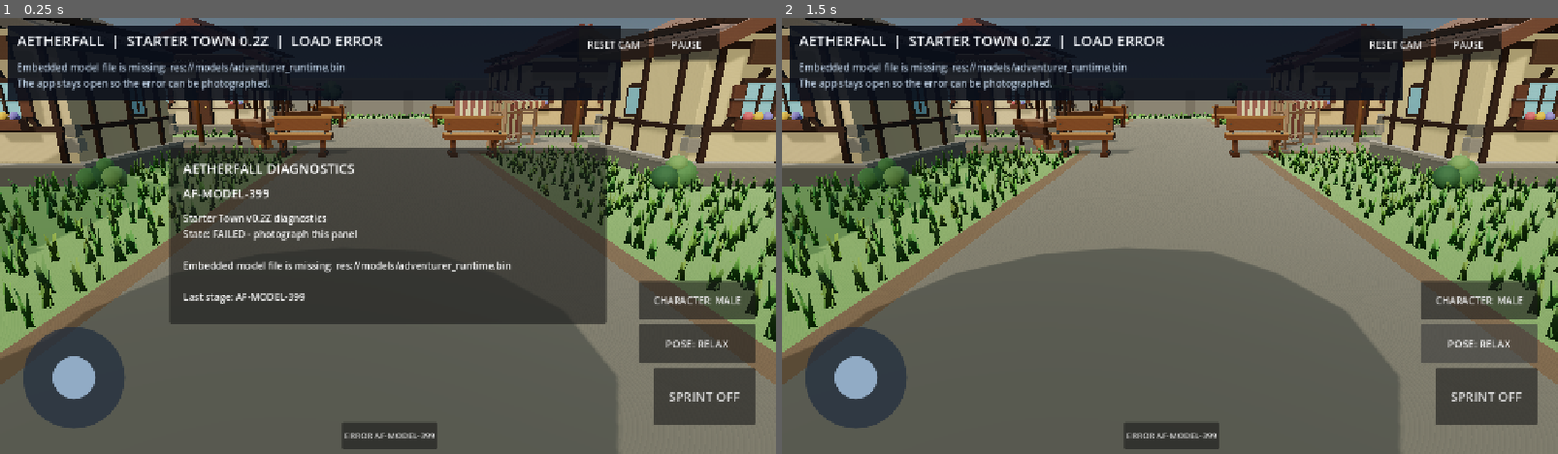
Above: before the commit, frames 1-2 (left to right).
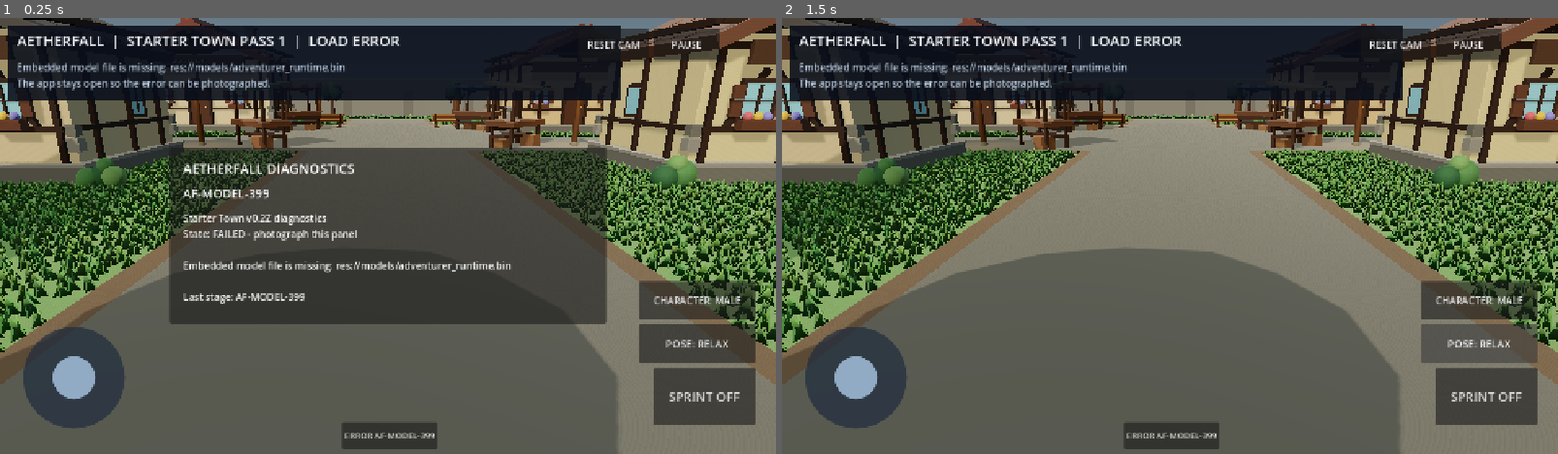
Above: after the commit, the same moments.

Repository: demetrecerrone-star/Aetherfall
Game: Godot game, scene res://starter_town.tscn
Same seed, same stepped clock (60 frames per second), same inputs: the game is played once before the commit and once after it.
Inputs:
- Up to frame 1 (0.25 s): no input
- Up to frame 2 (1.5 s): click "ERROR AF-MODEL-399" at 0.5 s; click "POSE: RELAX" at 1.25 s

The runs differ from the first frame. In frame 1, 13% of the frame differs, in the area x 0-100%, y 4-77%; in frame 2, 14%.

Commit message:
Stage Starter Town Pass 1 marketplace, scaled doors, benches, and dense lawn [skip ci]
Do not build Android APK until explicitly requested by user.

Diff:
--- a/cleanroom/grass_field.gd
+++ b/cleanroom/grass_field.gd
@@ -1,8 +1,9 @@
 extends RefCounted
-## Dense low-poly grass batched into 8m chunks for Android GL Compatibility.
-## Thousands of tufts use only a few dozen draw calls, with no physics shapes.
+## Short, overlapping lawn grass batched into 8m chunks for mobile rendering.
+## Dense instances cover the turf continuously; hard paving stays clear.
 const CELL_SIZE := 8.0
-const TUFT_SPACING := 0.47
+const TUFT_SPACING := 0.235
+const SAMPLES_PER_CELL := 34
 
 static func _blade_mesh() -> ArrayMesh:
     var tool := SurfaceTool.new()
@@ -10,14 +11,16 @@
     for i in range(4):
         var angle := TAU * float(i) / 4.0 + 0.24
         var side := Vector3(cos(angle), 0, sin(angle))
-        var width := 0.07 if i % 2 == 0 else 0.058
-        var height := 0.37 if i % 2 == 0 else 0.28
-        var lean := Vector3(sin(angle), 0, -cos(angle)) * 0.075
-        tool.set_color(Color("#416b35"))
+        # Broader but MUCH shorter leaves resemble maintained yard grass,
+        # not the tall triangular spikes of the original test lawn.
+        var width := 0.097 if i % 2 == 0 else 0.087
+        var height := 0.205 if i % 2 == 0 else 0.162
+        var lean := Vector3(sin(angle), 0, -cos(angle)) * 0.032
+        tool.set_color(Color("#345f2e"))
         tool.add_vertex(-side * width)
-        tool.set_color(Color("#4f8042"))
+        tool.set_color(Color("#46743a"))
         tool.add_vertex(side * width)
-        tool.set_color(Color("#7ca763"))
+        tool.set_color(Color("#75a362"))
         tool.add_vertex(Vector3(0, height, 0) + lean)
     tool.generate_normals()
     var mesh := tool.commit()
@@ -40,12 +43,14 @@
         for tz in range(-26, 26, 8):
             var transforms: Array[Transform3D] = []
             var colors: Array[Color] = []
-            for gx in range(17):
-                for gz in range(17):
-                    if rng.randf() < 0.13:
+            for gx in range(SAMPLES_PER_CELL):
+                for gz in range(SAMPLES_PER_CELL):
+                    # High-coverage, softly jittered lawn; reduce the empty
+                    # gaps from 13% to 2% and halve the grid spacing.
+                    if rng.randf() < 0.02:
                         continue
-                    var x := float(tx) + (float(gx) + 0.4) * TUFT_SPACING + rng.randf_range(-0.17, 0.17)
-                    var z := float(tz) + (float(gz) + 0.4) * TUFT_SPACING + rng.randf_range(-0.17, 0.17)
+                    var x := float(tx) + (float(gx) + 0.5) * TUFT_SPACING + rng.randf_range(-0.060, 0.060)
+                    var z := float(tz) + (float(gz) + 0.5) * TUFT_SPACING + rng.randf_range(-0.060, 0.060)
                     if absf(x) > 25.7 or absf(z) > 23.5:
                         continue
                     # Only lawn. Never put grass on a road, market paving,
@@ -54,15 +59,15 @@
                         continue
                     if bool(blocked.call(Vector2(x, z))):
                         continue
-                    var scale_factor := rng.randf_range(0.78, 1.28)
-                    var blade_height := rng.randf_range(0.78, 1.32)
+                    var scale_factor := rng.randf_range(0.92, 1.15)
+                    var blade_height := rng.randf_range(0.85, 1.20)
                     var angle := rng.randf_range(0.0, TAU)
                     var basis := Basis(Vector3.UP, angle).scaled(Vector3(scale_factor, blade_height, scale_factor))
                     transforms.append(Transform3D(basis, Vector3(x - float(tx), 0.008, z - float(tz))))
                     colors.append(Color(
-                        rng.randf_range(0.78, 1.02),
-                        rng.randf_range(0.87, 1.05),
-                        rng.randf_range(0.74, 0.96),
+                        rng.randf_range(0.90, 1.06),
+                        rng.randf_range(0.94, 1.08),
+                        rng.randf_range(0.89, 1.03),
                         1.0
                     ))
             if transforms.is_empty():
@@ -85,4 +90,7 @@
             total += transforms.size()
     town.set_meta("grass_instance_count", total)
     town.set_meta("grass_chunk_count", tile_index)
+    town.set_meta("grass_style", "dense_short_yard_grass")
+    town.set_meta("grass_spacing_m", TUFT_SPACING)
+    town.set_meta("grass_blade_nominal_height_m", 0.205)
     return total
--- a/cleanroom/scenery_replacements.gd
+++ b/cleanroom/scenery_replacements.gd
@@ -72,6 +72,12 @@
     # corners do not appear metres behind invisible primitive blockers.
     if asset.begins_with("House_") or asset == "Inn" or asset == "Blacksmith":
         fitted_scale = Vector3(fit_x, fit_y, fit_z)
+    # The one-storey House_4 is only ~1.07m tall in its source model.
+    # Stretching it to a generic two-storey height enlarged its doors into
+    # giant gate-side arches. Limit Y to the native horizontal scale so
+    # doors remain close to sensible human proportions instead.
+    if asset == "House_4":
+        fitted_scale.y = minf(fit_y, fit_x * 1.08)
     model.scale = fitted_scale
     model.position = Vector3(
         -(bounds.position.x + bounds.size.x * 0.5) * fitted_scale.x,
@@ -87,6 +93,8 @@
         bounds.size.z * fitted_scale.z
     ))
     owner.set_meta("scenery_ground_sink", ground_sink)
+    owner.set_meta("scenery_asset", asset)
+    owner.set_meta("scenery_height_stretch_ratio", fitted_scale.y / maxf(fit_y, 0.001))
     if solid_found and (asset.begins_with("House_") or asset == "Inn" or asset == "Blacksmith"):
         var solid_low := Vector2(
             solid_bounds.position.x * fitted_scale.x + model.position.x,
--- a/cleanroom/starter_town.gd
+++ b/cleanroom/starter_town.gd
@@ -764,8 +764,11 @@
     _box(stall, "CrateB", Vector3(0.55, 0.40, 0.55), Vector3(0.62, 0.22, 0.30), Color("#875f40"))
     # Try the real modular market stand while retaining the proven collision.
     # The Quaternius asset has a narrow native X axis, hence the 90-degree turn.
-    var stall_asset := "MarketStand_1" if position.x < 0.0 else "MarketStand_2"
+    # All vendors share the fully backed, striped awning version. The left
+    # market stand was the approved reference in the 0.2Z phone screenshots.
+    var stall_asset := "MarketStand_1"
     SceneryReplacement.place(stall, stall_asset, Vector3(2.60, 2.65, 1.65), PackedStringArray(), 90.0)
+    stall.set_meta("vendor_stall_style", "backed_awning")
     # The canopy is walk-under; solid collision belongs to the COUNTER and
     # four posts. Rotate the footprint with the model so visitors can loop
     # between diagonal stalls without hitting invisible rectangular corners.
@@ -783,6 +786,9 @@
     bench.name = "TownBench_%d_%d" % [roundi(position.x * 100.0), roundi(position.z * 100.0)]
     bench.position = position
     bench.rotation_degrees.y = yaw
+    # Realistic knee-height seating: original seat top was 0.88m and looked
+    # waist-height next to the player, so make the whole timber frame shorter.
+    bench.scale = Vector3(0.90, 0.64, 0.90)
     add_child(bench)
     # Rustic medieval trestle bench. Broad oak planks, carved supports and
     # wrought-iron bolt heads replace the modern metal frame/slatted furniture.
@@ -811,9 +817,11 @@
         _sphere(bench, "IronSeatRivet", 0.044, Vector3(px, 0.865, -0.27), iron, 0.33)
         _sphere(bench, "IronBackRivet", 0.045, Vector3(px, 1.18, 0.22), iron, 0.33)
     bench.set_meta("bench_style", "medieval_trestle")
-    var sx := absf(cos(deg_to_rad(yaw))) * 2.25 + absf(sin(deg_to_rad(yaw))) * 0.92
-    var sz := absf(sin(deg_to_rad(yaw))) * 2.25 + absf(cos(deg_to_rad(yaw))) * 0.92
-    _add_blocker(Vector2(position.x, position.z), Vector2(sx, sz), 0.24)
+    bench.set_meta("seat_top_m", 0.875 * bench.scale.y)
+    # Keep collision as small as the newly scaled bench, not the old shell.
+    var sx := (absf(cos(deg_to_rad(yaw))) * 2.25 + absf(sin(deg_to_rad(yaw))) * 0.92) * bench.scale.x
+    var sz := (absf(sin(deg_to_rad(yaw))) * 2.25 + absf(cos(deg_to_rad(yaw))) * 0.92) * bench.scale.z
+    _add_blocker(Vector2(position.x, position.z), Vector2(sx, sz), 0.20)
 
 
 func _add_barrel(position: Vector3) -> void:
@@ -1171,12 +1179,12 @@
 
     # Market and props. Vendor fronts/backs are reserved: no benches, lamps, or
     # loose storage are placed inside the stall working/customer zones.
-    # Four diagonal corner stalls, facing toward the open browsing circuit.
-    # Each sits between the square and one of the four landmark shops.
-    _add_market_stall(Vector3(-5.4, 0, -6.1), Color("#9d4540"), -135.0)
-    _add_market_stall(Vector3(5.4, 0, -6.1), Color("#416791"), 135.0)
-    _add_market_stall(Vector3(-5.4, 0, 2.45), Color("#638457"), -45.0)
-    _add_market_stall(Vector3(5.4, 0, 2.45), Color("#bf9654"), 45.0)
+    # Four matching backed-awning stalls, rotated 180 degrees from v0.2Z
+    # so the open service fronts face the market circuit's central clearing.
+    _add_market_stall(Vector3(-5.4, 0, -6.1), Color("#9d4540"), 45.0)
+    _add_market_stall(Vector3(5.4, 0, -6.1), Color("#416791"), -45.0)
+    _add_market_stall(Vector3(-5.4, 0, 2.45), Color("#638457"), 135.0)
+    _add_market_stall(Vector3(5.4, 0, 2.45), Color("#bf9654"), -135.0)
 
     # Storage props sit beside buildings with explicit clearance from foundations.
     # Blacksmith barrels are on the west service side; shop barrel is east of the shop.
@@ -1215,11 +1223,10 @@
     ]:
         _add_rock(rock_pos, 0.85)
 
-    # Rest zones stay on the square perimeter and never occupy vendor work space.
+    # Keep only the two plaza benches on paving. The two near the town
+    # entrance sat on lawn/road edges and did not belong in this layout.
     _add_bench(Vector3(-3.9,0,-8.9), 0)
     _add_bench(Vector3(3.9,0,-8.9), 0)
-    _add_bench(Vector3(-3.15,0,5.12), 180)
-    _add_bench(Vector3(3.15,0,5.12), 180)
 
     # Lamps sit on clear road/square edges, outside all building and stall footprints.
     _add_lamp(Vector3(-4.70,0,-10.25))
@@ -1363,7 +1370,7 @@
 
 func _set_status(title: String, detail: String) -> void:
     if _status != null:
-        _status.text = "AETHERFALL  |  STARTER TOWN 0.2Z  |  " + title
+        _status.text = "AETHERFALL  |  STARTER TOWN PASS 1  |  " + title
     if _detail != null:
         _detail.text = detail
 
--- a/cleanroom/tests/environment_texture_test.gd
+++ b/cleanroom/tests/environment_texture_test.gd
@@ -42,10 +42,20 @@
         return
     # These are rustic trestle benches, never the old three-slat modern seats.
     var benches := town.find_children("TownBench*", "Node3D", true, false)
-    if benches.size() != 4:
-        _fail("Expected four rustic medieval benches")
+    if benches.size() != 2:
+        _fail("Expected two rustic benches only; entrance-side lawn benches should be removed")
         return
     for bench in benches:
+        if (bench as Node3D).position.z > -8.0:
+            _fail("Gate-side stray bench remains in the town")
+            return
+        if absf((bench as Node3D).scale.y - 0.64) > 0.015:
+            _fail("Bench is still oversized / waist-high")
+            return
+        var seat_top: float = bench.get_meta("seat_top_m", -1.0)
+        if seat_top < 0.47 or seat_top > 0.60:
+            _fail("Bench seat must be realistic knee height; got %f metres" % seat_top)
+            return
         if String(bench.get_meta("bench_style", "")) != "medieval_trestle":
             _fail("Town furniture reverted to the modern bench")
             return
@@ -132,16 +142,49 @@
             _fail("Marketplace loop is blocked at " + str(spot))
             return
     for market_stall in stalls:
-        var yaw := absf((market_stall as Node3D).rotation_degrees.y)
-        if absf(yaw - 45.0) > 0.1 and absf(yaw - 135.0) > 0.1:
-            _fail("Marketplace stall does not face inward diagonally")
-            return
+        var stand := market_stall as Node3D
+        if String(stand.get_meta("vendor_stall_style", "")) != "backed_awning":
+            _fail("One of the stands reverted to the open-sided market model")
+            return
+        if stand.get_node_or_null("Quaternius_MarketStand_1") == null:
+            _fail("All four stalls must use the backed MarketStand_1 model")
+            return
+        if stand.get_node_or_null("Quaternius_MarketStand_2") != null:
+            _fail("The unwanted alternative market stand is still present")
+            return
+        var expected_yaw := 45.0 if stand.position.x < 0.0 else -45.0
+        if stand.position.z > 0.0:
+            expected_yaw = 135.0 if stand.position.x < 0.0 else -135.0
+        if absf(stand.rotation_degrees.y - expected_yaw) > 0.1:
+            _fail("Market stand does not face center of square: " + str(stand.position))
+            return
+    # Gate-side House_4 is a low one-story source model and must never
+    # be stretched to the height of a cathedral-like door again.
+    var scaled_single_story := 0
+    for house in town.find_children("House*", "Node3D", true, false):
+        if String(house.get_meta("scenery_asset", "")) != "House_4":
+            continue
+        scaled_single_story += 1
+        var model_size: Vector3 = house.get_meta("scenery_model_size", Vector3.ZERO)
+        var stretch_ratio: float = house.get_meta("scenery_height_stretch_ratio", 1.0)
+        if model_size.y > 3.9 or stretch_ratio > 0.70:
+            _fail("Single-story building and door have been stretched too tall")
+            return
+    if scaled_single_story < 2:
+        _fail("Expected some short House_4 cottages near the gate")
+        return
 
     # Dense instanced grass, not 14 disconnected tufts, on lawn only.
     var grass_count: int = town.get_meta("grass_instance_count", 0)
     var chunk_count: int = town.get_meta("grass_chunk_count", 0)
-    if grass_count < 3000 or chunk_count < 20 or chunk_count > 64:
-        _fail("Missing dense, chunked mobile grass: %d instances / %d batches" % [grass_count, chunk_count])
+    if grass_count < 9000 or chunk_count < 20 or chunk_count > 64:
+        _fail("Missing thick lawn coverage: %d instances / %d batches" % [grass_count, chunk_count])
+        return
+    if String(town.get_meta("grass_style", "")) != "dense_short_yard_grass":
+        _fail("Grass must be lawn-length, not tall scattered spikes")
+        return
+    if float(town.get_meta("grass_spacing_m", 1.0)) > 0.26:
+        _fail("Grass spacing is too sparse for a believable lawn")
         return
     var chunk := town.find_child("GrassField_*", true, false) as MultiMeshInstance3D
     if chunk == null or chunk.multimesh == null:
@@ -154,7 +197,7 @@
         _fail("Obsolete procedural stairs remain in town")
         return
 
-    print("AETHERFALL_ENVIRONMENT_02Z_OK: Four diagonal market stands, central browsing loop, zero stale stairs, and dense batched grass")
+    print("AETHERFALL_ENVIRONMENT_PASS1_OK: Four inward-backed stalls, two properly sized benches, natural gate-side doors, thick mobile lawn")
     town.queue_free()
     quit(0)
 
Not shown, added: docs/STARTER_TOWN_ROADMAP.md
